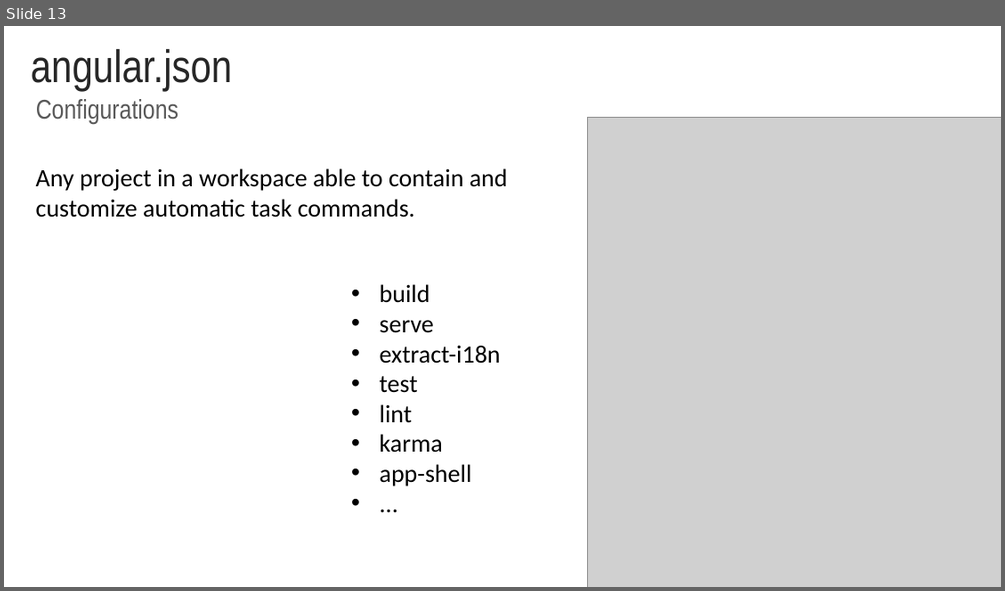
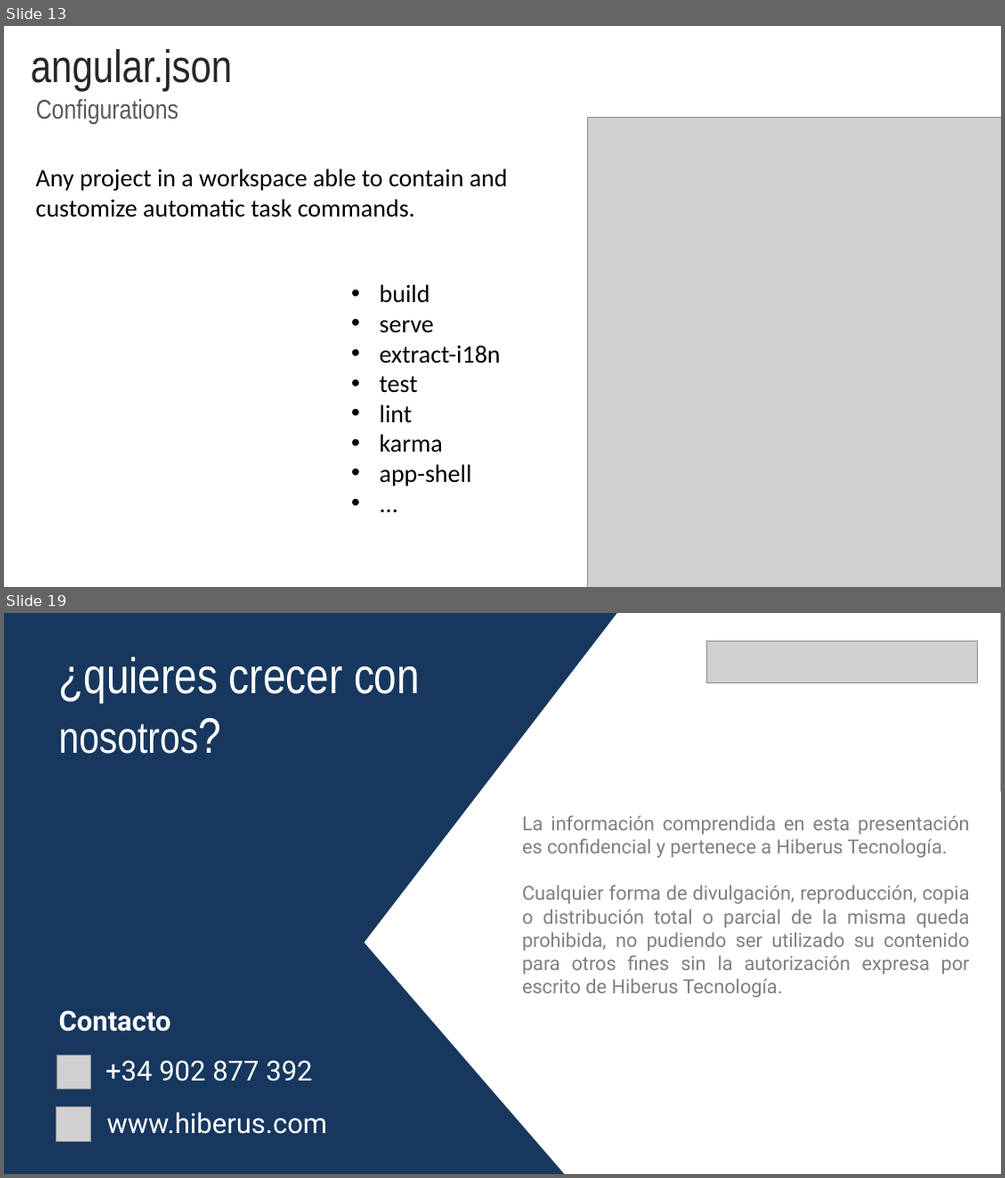
Before and after one commit to rached193/AngularWorkshop-20181116, a slide deck: 02_angular_cli/02_angular_cli.pptx. Shown one above the other, each under a label of ours: slide 13 before the commit, slides 13 and 19 after it; the slides between them are not shown. The pictures are 1005x591 and 1005x1178 pixels, drawn with LibreOffice and Linux fonts; fonts in the diff are those of the drawing; grey boxes stand for pictures; background and template pictures are left out. Boxes give left, top, right and bottom in pixels: in the first picture for what was removed or moved away, otherwise in the second. Text is boxed around its words. In the diff, an @@ line names an element or a change of style, - is before the commit and + after.

```diff
--- a/02_angular_cli/02_angular_cli.pptx
+++ b/02_angular_cli/02_angular_cli.pptx
@@ slide 19 added at (4,613,1001,1174), background #17375E @@
@@ freeform shape added at (364,613,1001,1174), fill #FFFFFF @@
@@ text added at (59,657,420,754), 48 pt, text #FFFFFF @@
+¿quieres crecer con nosotros?
@@ picture added at (706,641,977,682) @@
@@ text added at (522,815,970,997), 18.6 pt, text #808080 @@
+La información comprendida en esta presentación es confidencial y pertenece a Hiberus Tecnología.
+Cualquier forma de divulgación, reproducción, copia o distribución total o parcial de la misma queda prohibida, no pudiendo ser utilizado su contenido para otros fines sin la autorización expresa por escrito de Hiberus Tecnología.
@@ text added at (59,1010,171,1031), 26.6 pt, text #FFFFFF, bold @@
+Contacto
@@ picture added at (57,1055,90,1088) @@
@@ text added at (105,1060,312,1081), 26.6 pt, text #FFFFFF @@
++34 902 877 392
@@ picture added at (57,1107,90,1141) @@
@@ text added at (107,1111,328,1134), 26.6 pt, text #FFFFFF @@
+www.hiberus.com
```
Also in this commit, not shown: 4 slides changed, 3 other slides added, 5 slides removed, 25 other files.
